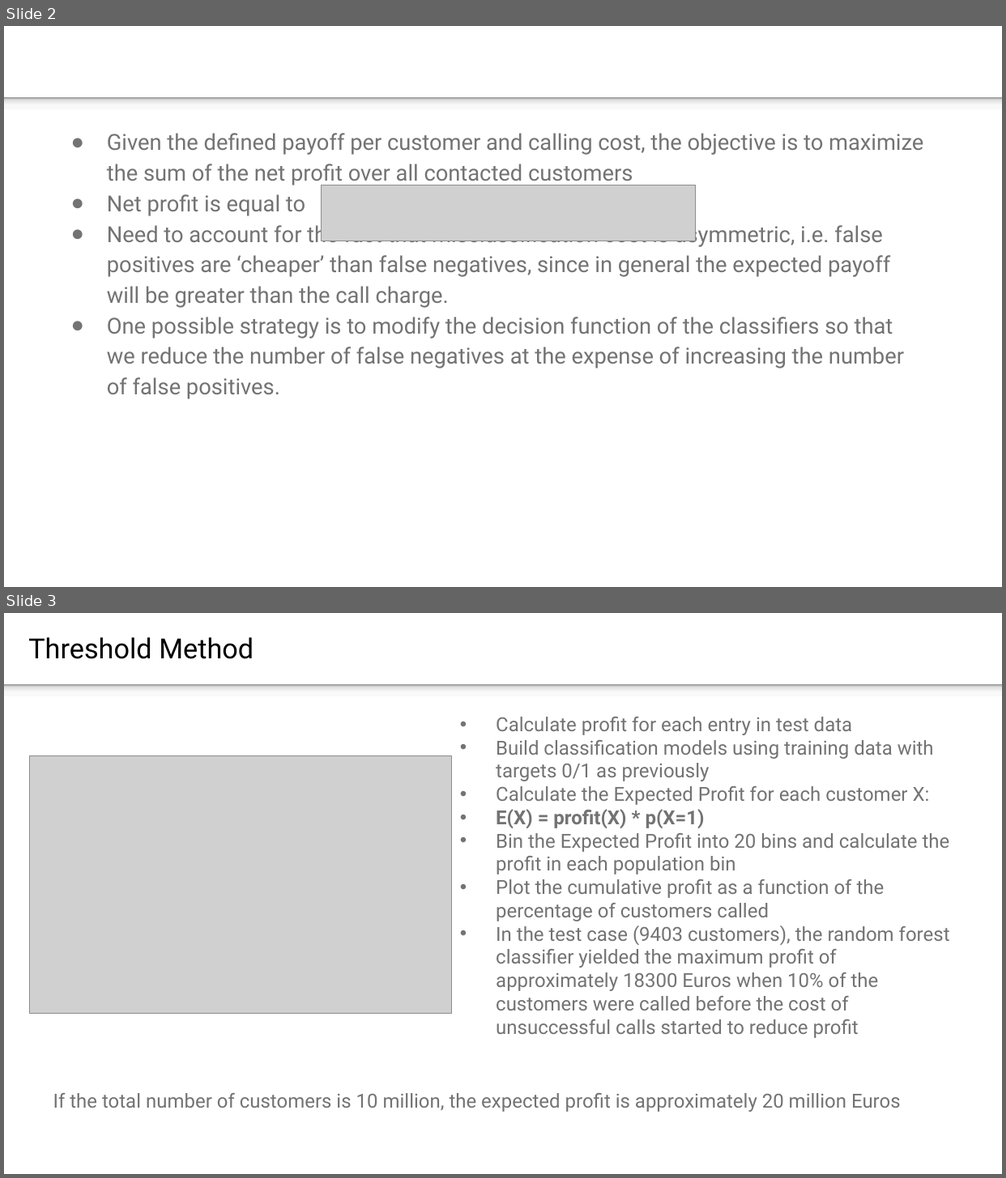
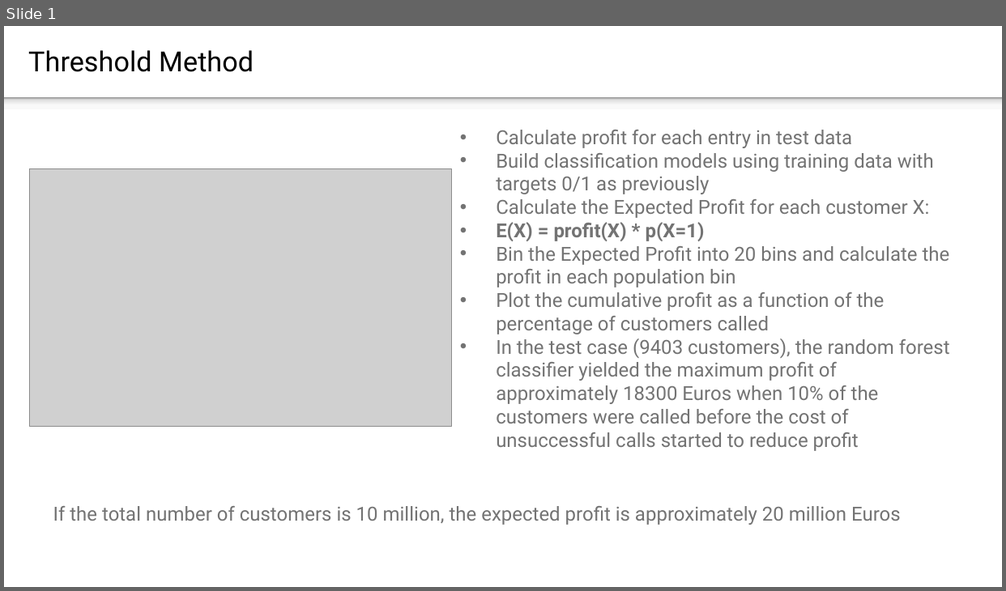
Before and after one commit to yl238/profitPrediction, a slide deck: MaximumProfitPrediction.pptx. Shown one above the other, each under a label of ours: slides 2 and 3 before the commit, slide 1 after it. The pictures are 1006x1178 and 1006x591 pixels, drawn with LibreOffice and Linux fonts; fonts in the diff are those of the drawing; grey boxes stand for pictures. Boxes give left, top, right and bottom in pixels: in the first picture for what was removed or moved away, otherwise in the second. Text is boxed around its words. In the diff, an @@ line names an element or a change of style, - is before the commit and + after.

```diff
--- a/MaximumProfitPrediction.pptx
+++ b/MaximumProfitPrediction.pptx
@@ slide 2 removed at (4, 26, 1002, 587), background #FFFFFF; not listed: 1 template element that a slide beside it also shows @@
@@ text removed at (107, 133, 923, 399) @@
-● Given the defined payoff per customer and calling cost, the objective is to maximize the sum of the net profit over all contacted customers
-● Net profit is equal to
-● Need to account for the fact that misclassification cost is asymmetric, i.e. false positives are ‘cheaper’ than false negatives, since in general the expected payoff will be greater than the call charge.
-● One possible strategy is to modify the decision function of the classifiers so that we reduce the number of false negatives at the expense of increasing the number of false positives.
@@ picture removed at (322, 186, 696, 241) @@
@@ what was slide 3 is now slide 1 @@
```
Also in this commit, not shown: 1 other slide removed, 1 other file.
